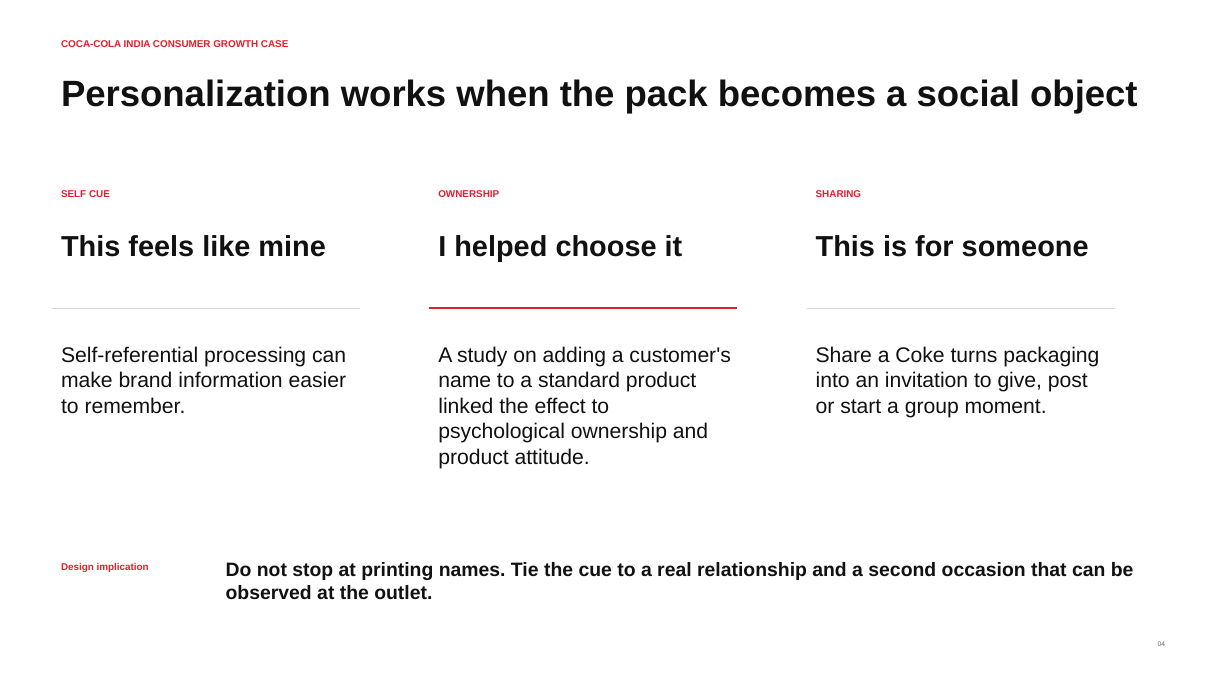
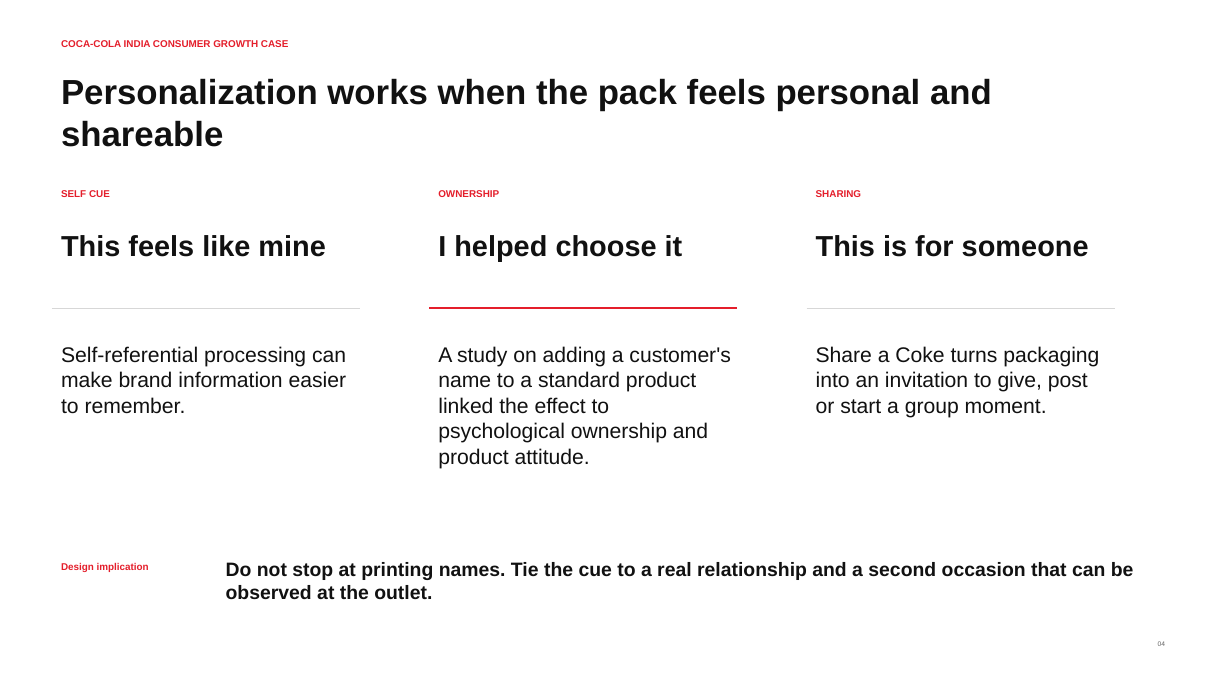
Before and after one commit to Kayofficial101/coca-cola-india-consumer-growth-case, a slide deck: slide 4 of deck/coca-cola-india-occasion-to-habit-case.pptx. Drawn at 1232x693 pixels with LibreOffice and Linux fonts; fonts in the diff are those of the drawing. Boxes give left, top, right and bottom in pixels: in the first picture for what was removed or moved away, otherwise in the second. Text is boxed around its words. In the diff, an @@ line names an element or a change of style, - is before the commit and + after.

```diff
--- a/deck/coca-cola-india-occasion-to-habit-case.pptx
+++ b/deck/coca-cola-india-occasion-to-habit-case.pptx
@@ text at bbox=[61, 78, 992, 147]: text changed; size 28.5 to 27.1 pt @@
-Personalization works when the pack becomes a social object
+Personalization works when the pack feels personal and shareable
```
Also in this commit, not shown: 3 other files.
